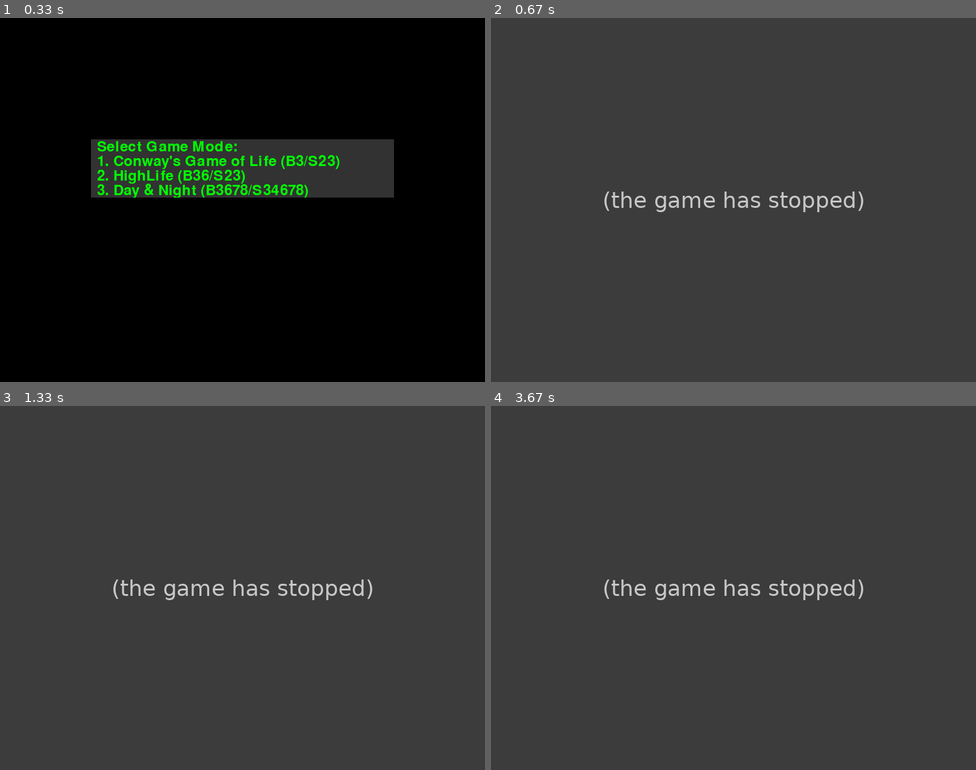
Above: before the commit, frames 1-4 (two rows, left to right).
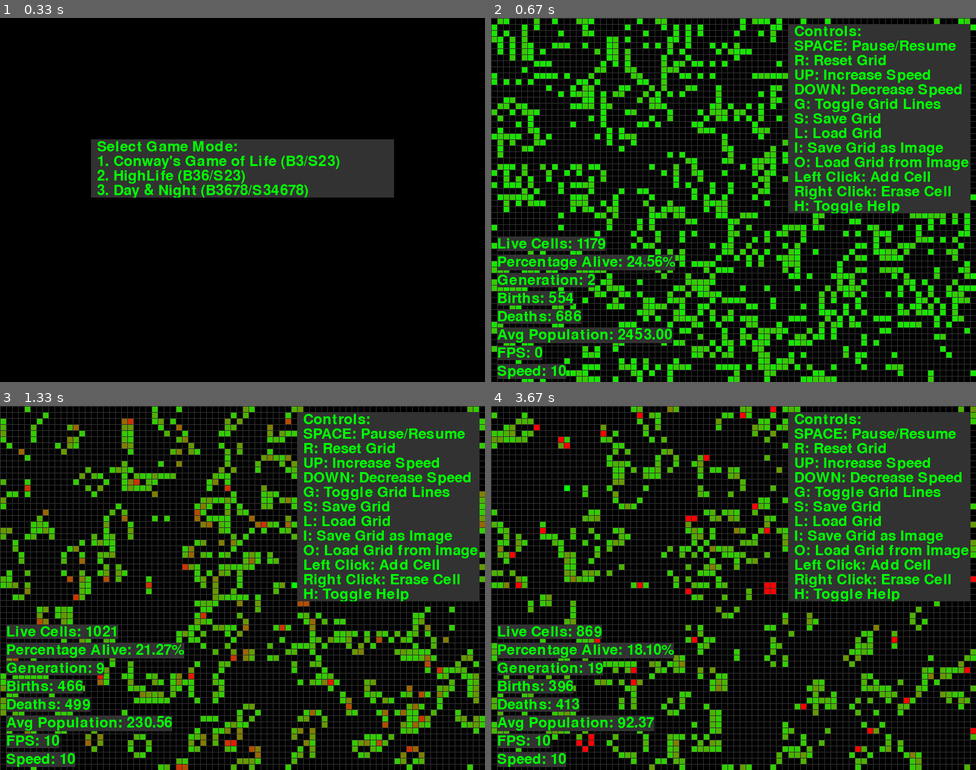
Above: after the commit, the same moments.

Repository: PawiX25/pygame-conways-game-of-life
Game: pygame game, started from game.py
Same seed, same stepped clock (60 frames per second), same inputs: the game is played once before the commit and once after it.
Inputs (mouse positions are in pixels of both pictures, inside the frame that each line leads up to):
- Up to frame 1 (0.33 s): no input
- Up to frame 2 (0.67 s): tap 1 at 0.33 s
- Up to frame 3 (1.33 s): tap I at 0.67 s; press the mouse at (368, 591) at 1.1 s; move the mouse to (329, 588) at 1.2 s; move the mouse to (295, 588) at 1.3 s
- Up to frame 4 (3.67 s): release the mouse at (786, 588) at 1.33 s; tap S at 1.47 s; hold Up 1.87-2.33 s; move the mouse to (888, 464) at 1.9 s; tap Space at 1.93, 2.83, 3.17, 3.57 s; click (888, 464) at 2.03 s; tap L at 2.37 s; hold Down 2.77-3.07 s; click (704, 555) at 2.93 s; hold Up 3.1-3.47 s; click (563, 489) at 3.27 s; hold Down from 3.5 s (still down); move the mouse to (685, 620) at 3.53 s

Frame 1 is identical in both runs. In frame 2, 67% of the frame differs, in the area x 0-100%, y 0-100%; in frame 3, 67%; in frame 4, 67%.
Error before the commit: UnboundLocalError: cannot access local variable 'show_tooltip' where it is not associated wi...; the game stopped at 0.5 s (later frames are placeholders)

Commit message:
Added save/load grid functions and image support

Diff:
--- a/game.py
+++ b/game.py
@@ -1,6 +1,7 @@
 import pygame
 import numpy as np
 import matplotlib.pyplot as plt
+import matplotlib.image as mpimg
 import json
 import os
 
@@ -201,6 +202,39 @@
 
     screen.blit(menu_surface, (WIDTH // 2 - 250, HEIGHT // 2 - 100))
 
+def save_grid(grid, filename="saved_grid.json"):
+    """Save the grid to a JSON file."""
+    with open(filename, "w") as f:
+        json.dump(grid.tolist(), f)
+
+def load_grid(filename="saved_grid.json"):
+    """Load the grid from a JSON file."""
+    if os.path.exists(filename):
+        with open(filename, "r") as f:
+            grid = np.array(json.load(f), dtype=int)
+        return grid
+    else:
+        print("No saved grid found.")
+        return initialize_grid()
+
+def save_grid_as_image(grid, filename="saved_grid.png"):
+    """Save the grid as a PNG image."""
+    plt.imshow(grid, cmap='Greys', interpolation='none')
+    plt.axis('off')  # Hide the axes
+    plt.savefig(filename, bbox_inches='tight', pad_inches=0, dpi=300)
+    plt.close()
+
+def load_grid_from_image(filename="saved_grid.png"):
+    """Load the grid from a PNG image."""
+    if os.path.exists(filename):
+        img = mpimg.imread(filename)
+        # Convert the image to a binary grid (0 and 1)
+        grid = (img[:, :, 0] < 0.5).astype(int)  # Assumes binary image with black cells
+        return grid
+    else:
+        print("Image file not found.")
+        return initialize_grid()
+
 def main():
     grid = initialize_grid()
     age_grid = initialize_age_grid()
@@ -214,6 +248,7 @@
     erase_dragging = False
     live_cells_history = []
     ruleset = None
+    show_tooltip = True  # Initial state of the tooltip
 
     # Display the menu
     menu_active = True
